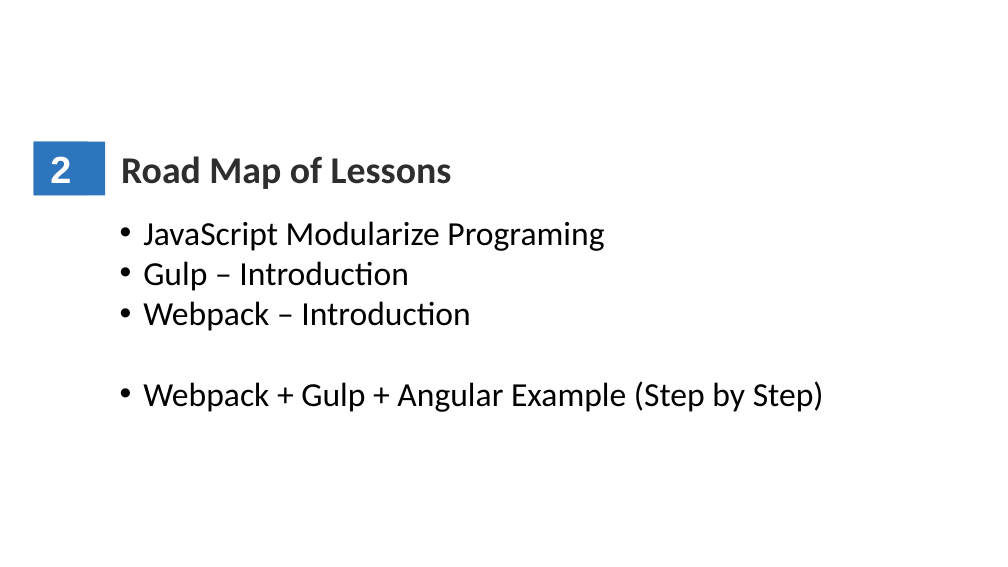
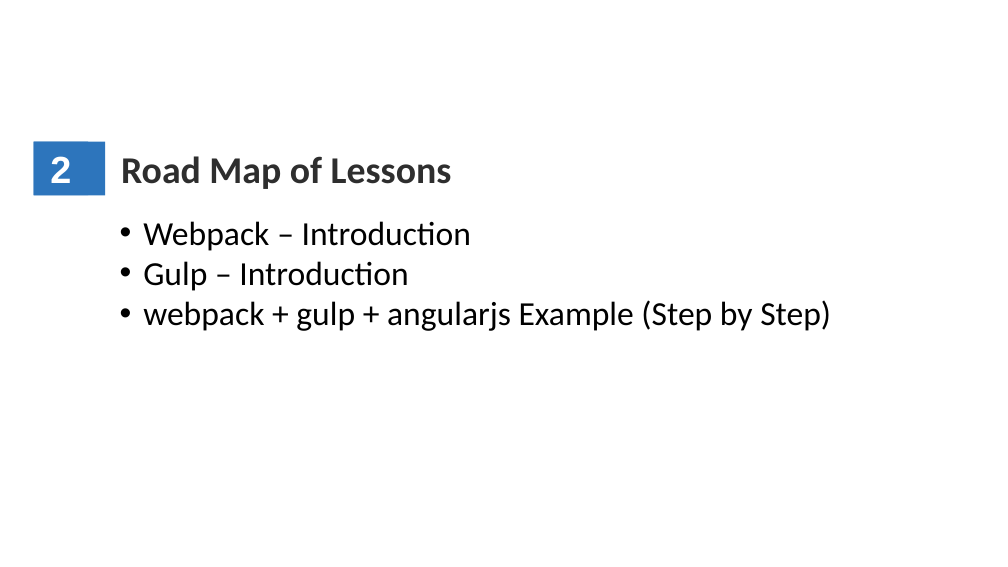
Before and after one commit to WenhaoXu/full-stack-web-course, a slide deck: slide 10 of engineering/2017/materials/ppt/background.pptx. Drawn at 1008x567 pixels with LibreOffice and Linux fonts; fonts in the diff are those of the drawing; background and template pictures are left out. Boxes give left, top, right and bottom in pixels: in the first picture for what was removed or moved away, otherwise in the second. Text is boxed around its words. In the diff, an @@ line names an element or a change of style, - is before the commit and + after.

```diff
--- a/engineering/2017/materials/ppt/background.pptx
+++ b/engineering/2017/materials/ppt/background.pptx
@@ text at <box>143,221,471,251</box>: text changed @@
-• JavaScript Modularize Programing
+• Webpack – Introduction
@@ text at <box>143,300,831,331</box>: text changed @@
-• Webpack – Introduction
-• Webpack + Gulp + Angular Example (Step by Step)
+• webpack + gulp + angularjs Example (Step by Step)
```
Also in this commit, not shown: 3 other slides changed.
